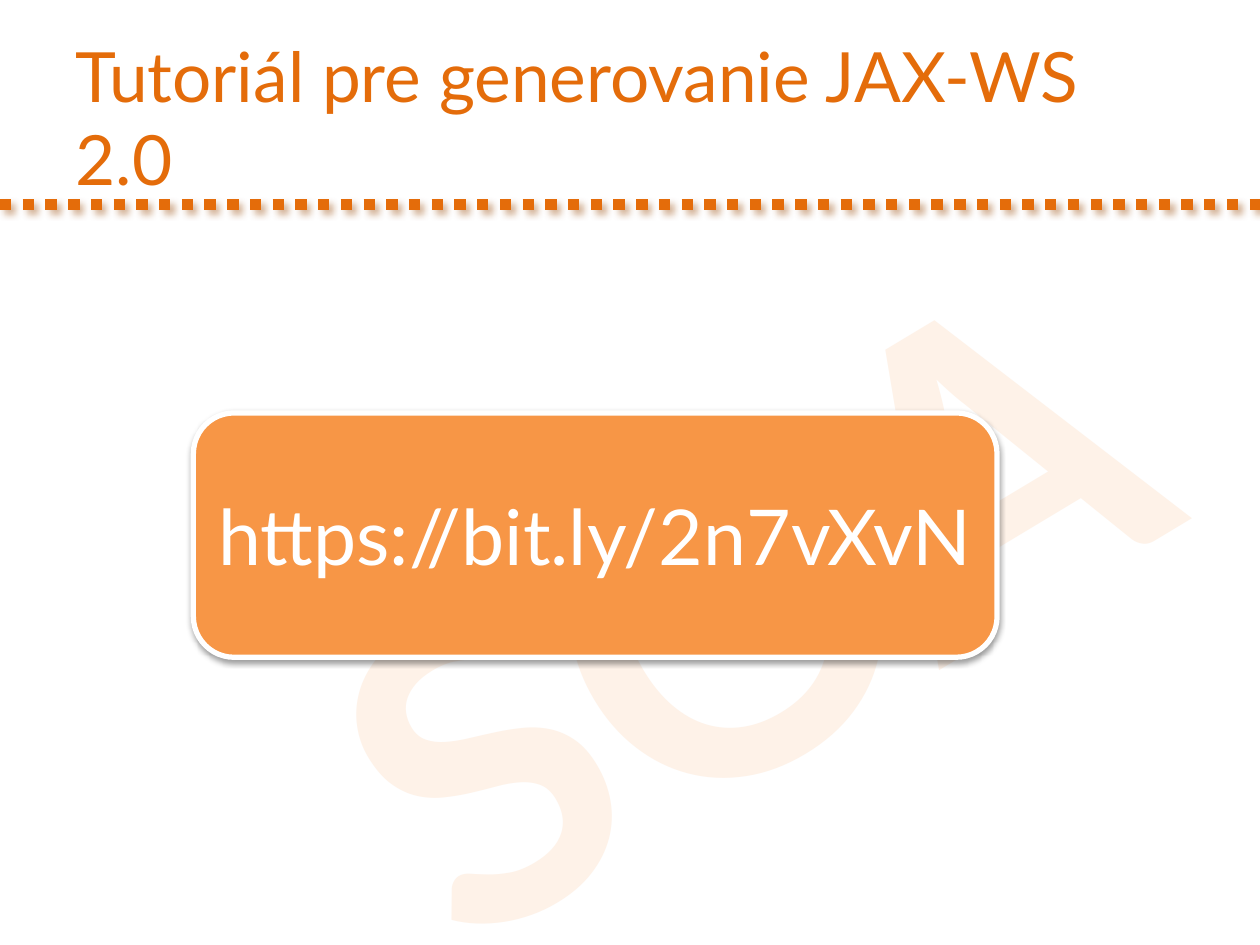
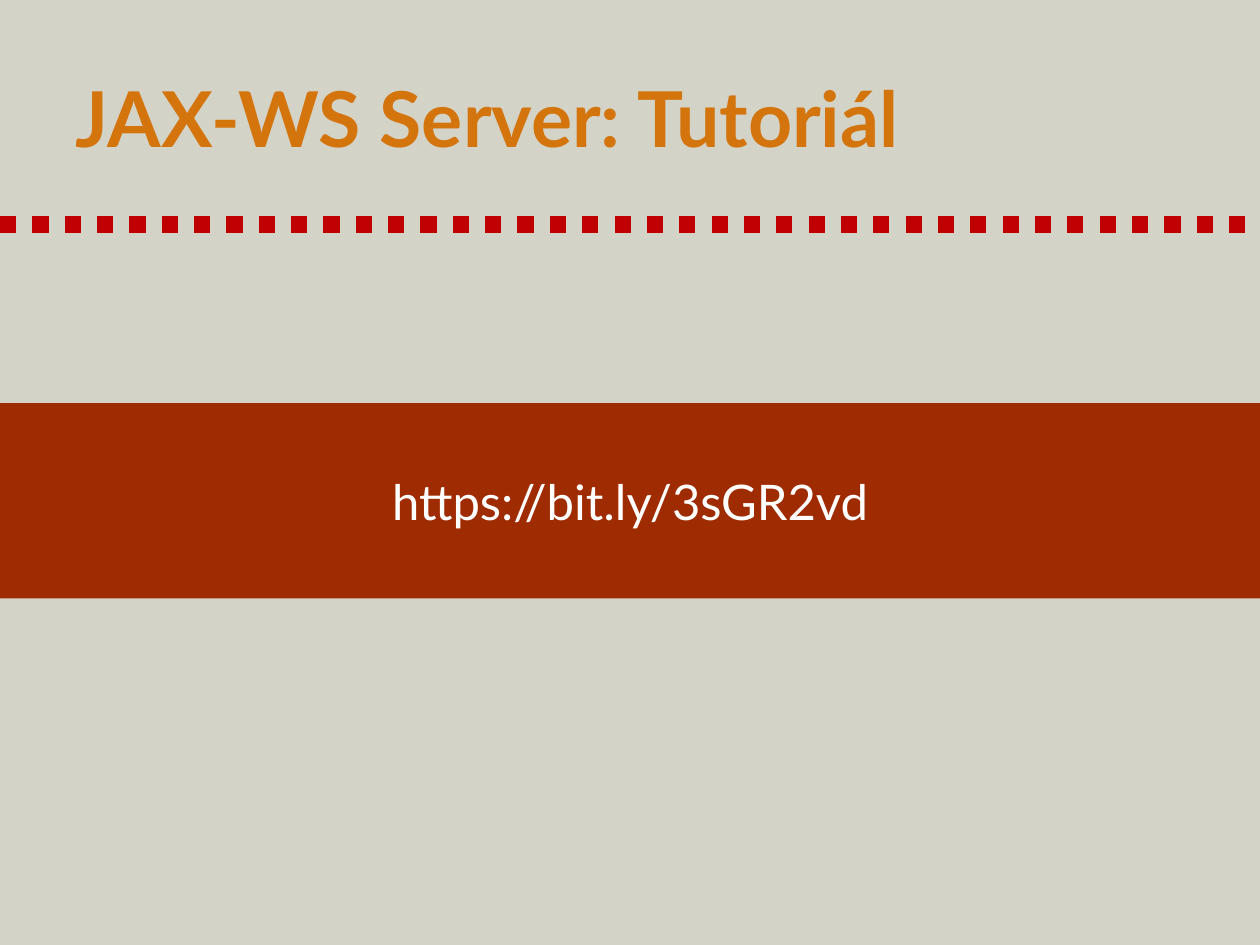
Before and after one commit to novotnyr/kopr-portal, a slide deck: slide 60 of content/soap-web-services/kopr-soap-web-services.pptx (slide 49 before the commit). Drawn at 1260x945 pixels with LibreOffice and Linux fonts; fonts in the diff are those of the drawing. Boxes give left, top, right and bottom in pixels: in the first picture for what was removed or moved away, otherwise in the second. Text is boxed around its words. In the diff, an @@ line names an element or a change of style, - is before the commit and + after.

Commit message:
Slajdy k SOAP aktualizovane do 2022

```diff
--- a/content/soap-web-services/kopr-soap-web-services.pptx
+++ b/content/soap-web-services/kopr-soap-web-services.pptx
@@ background #FFFFFF to #D3D3C8 @@
@@ text removed at (233,65,1260,945) @@
-SOAP
@@ title at (76,90,898,148): text changed; size 39.6 to 44 pt; text colour #E46C0A to #D3750C; bold on @@
-Tutoriál pre generovanie JAX-WS 2.0
+JAX-WS Server: Tutoriál
@@ line moved from (0, 204) - (1260, 204) to (0, 224) - (1260, 224) @@
@@ line (0, 224) - (1260, 224): stroke #E46C0A 6.5 pt dashed to #C00000 9.25 pt dashed @@
@@ rectangle "https://bit.ly/3sGR2vd": place and size @@
-rectangle "https://bit.ly/3sGR2vd" at (194,413,998,658)
+rectangle "https://bit.ly/3sGR2vd" at (0,403,1260,598)
@@ rectangle "https://bit.ly/3sGR2vd" at (0,403,1260,598): rounded rectangle to rectangle; fill #F79646 to #9F2B00; outline #FFFFFF 3 pt to none; shadow off @@
@@ text in rectangle at (392,484,868,529): text changed; size 44 to 28 pt @@
-https://bit.ly/2n7vXvN
+https://bit.ly/3sGR2vd
```
Also in this commit, not shown: 42 other slides changed, 18 slides added, 40 slides removed, 1 other file.
